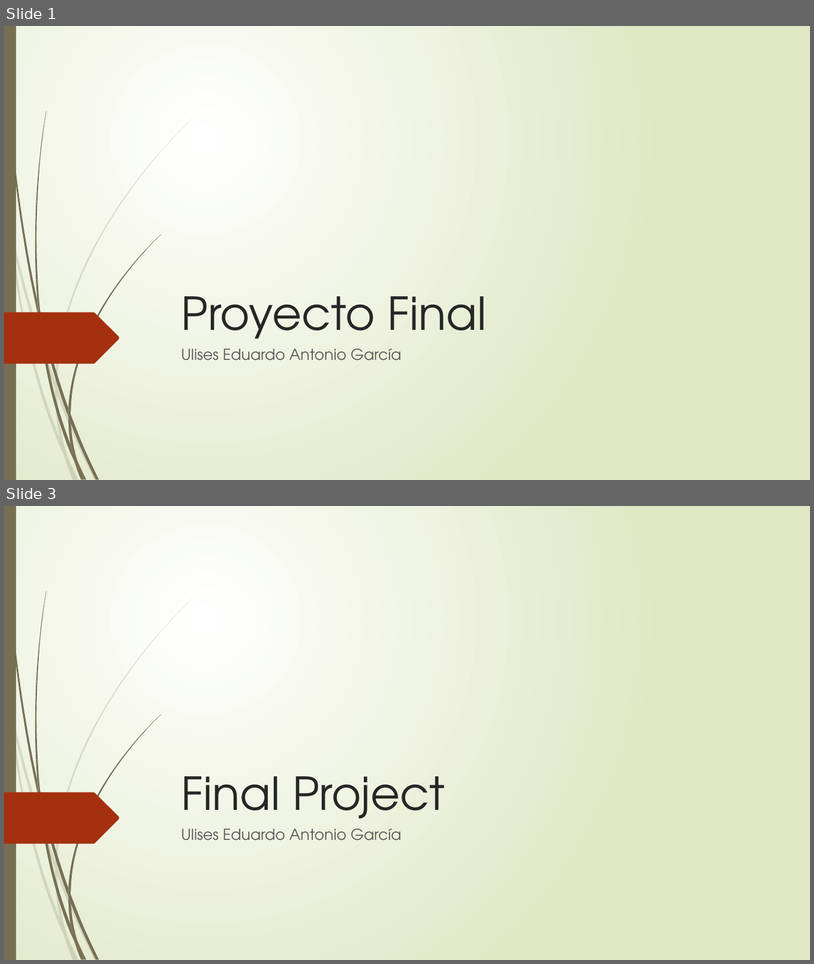
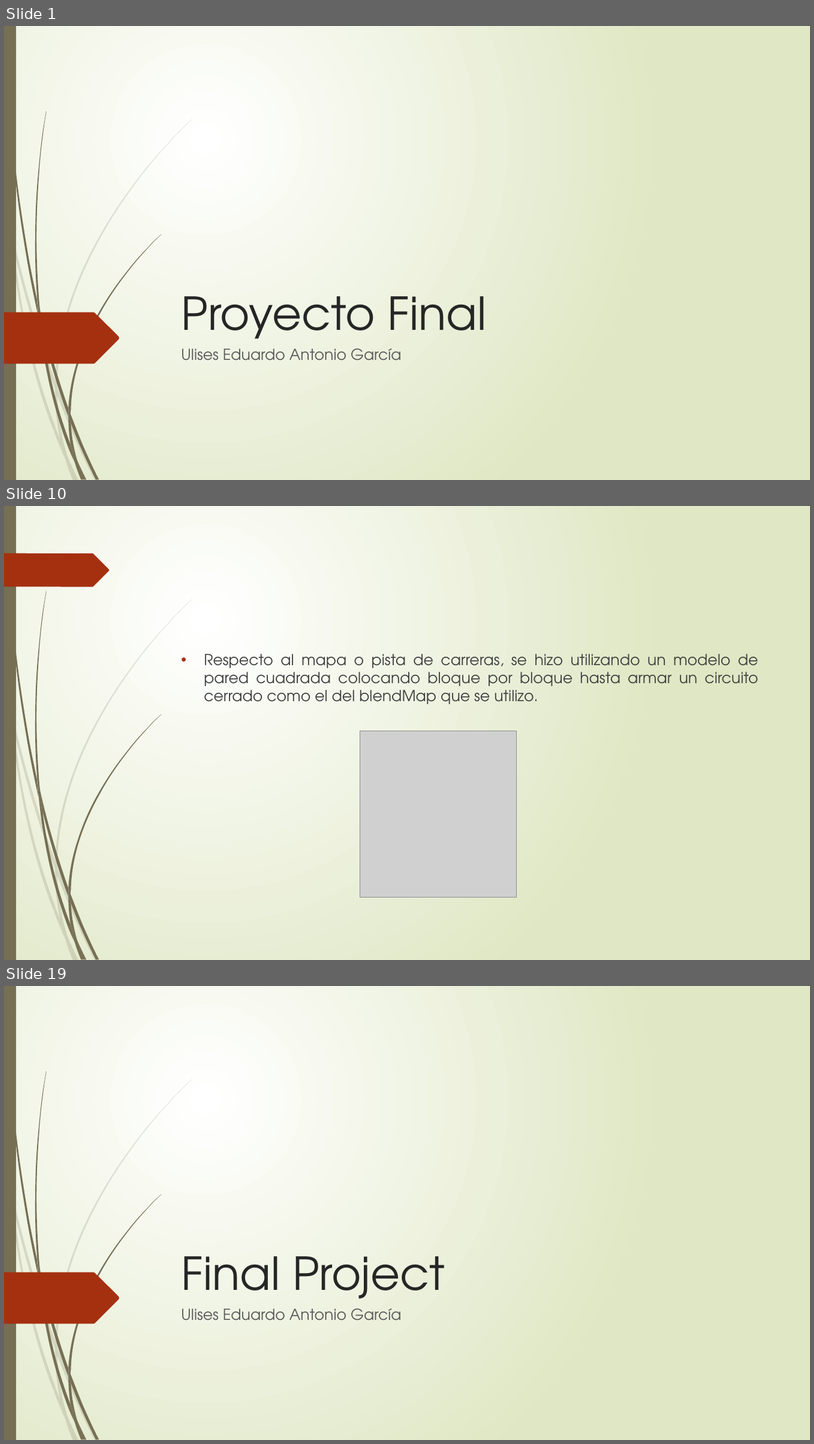
Before and after one commit to gitloot/ComputacionGraficaAvanzada, a slide deck: DocumentacionProyecto/PresentacionES_EN.pptx. Shown one above the other, each under a label of ours: slides 1 and 3 before the commit, slides 1, 10 and 19 after it; the slides between them are not shown. The pictures are 814x964 and 814x1444 pixels, drawn with LibreOffice and Linux fonts; fonts in the diff are those of the drawing; grey boxes stand for pictures. Boxes give left, top, right and bottom in pixels: in the first picture for what was removed or moved away, otherwise in the second. Text is boxed around its words. In the diff, an @@ line names an element or a change of style, - is before the commit and + after.

```diff
--- a/DocumentacionProyecto/PresentacionES_EN.pptx
+++ b/DocumentacionProyecto/PresentacionES_EN.pptx
@@ slide 10 added at <box>4,506,810,960</box>, background gradient #FFFFFF to #DFE8C4; not listed: 23 template elements that a slide beside it also shows @@
@@ freeform shape added at <box>4,553,109,586</box>, fill #A53010 @@
@@ text added at <box>204,654,759,704</box>, 18 pt, text #404040 @@
+• Respecto al mapa o pista de carreras, se hizo utilizando un modelo de pared cuadrada colocando bloque por bloque hasta armar un circuito cerrado como el del blendMap que se utilizo.
@@ picture added at <box>360,730,516,897</box> @@
@@ what was slide 3 is now slide 19 @@
```
Also in this commit, not shown: 33 other slides added, 1 slide removed, 1 other file.
